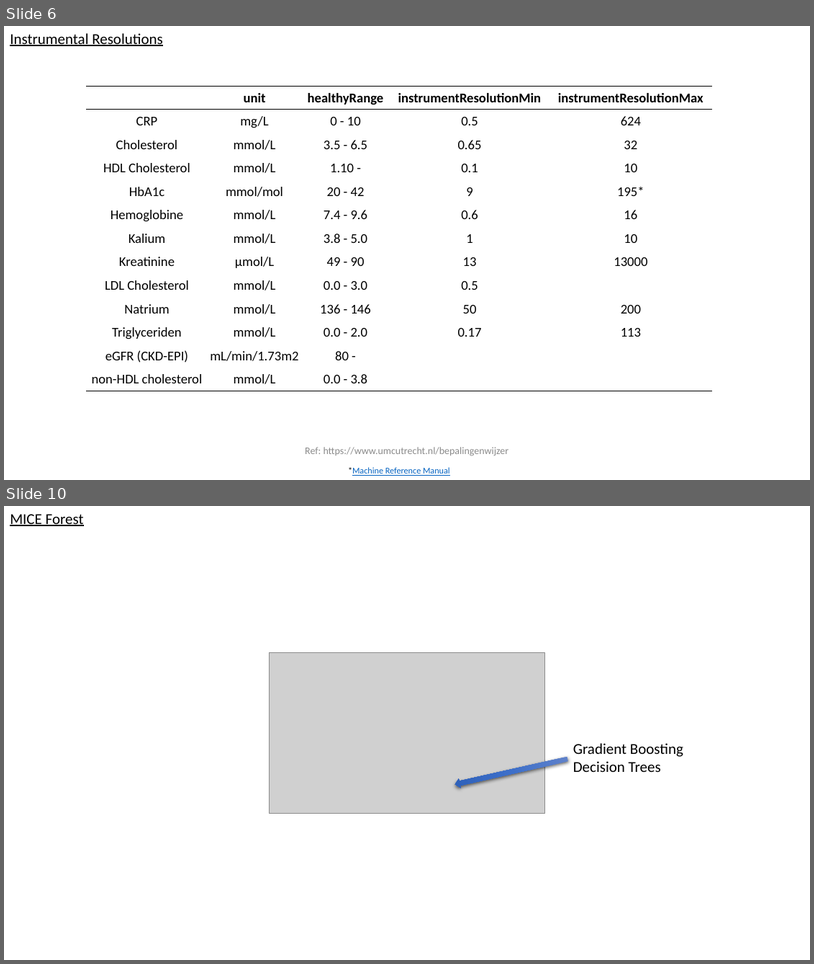
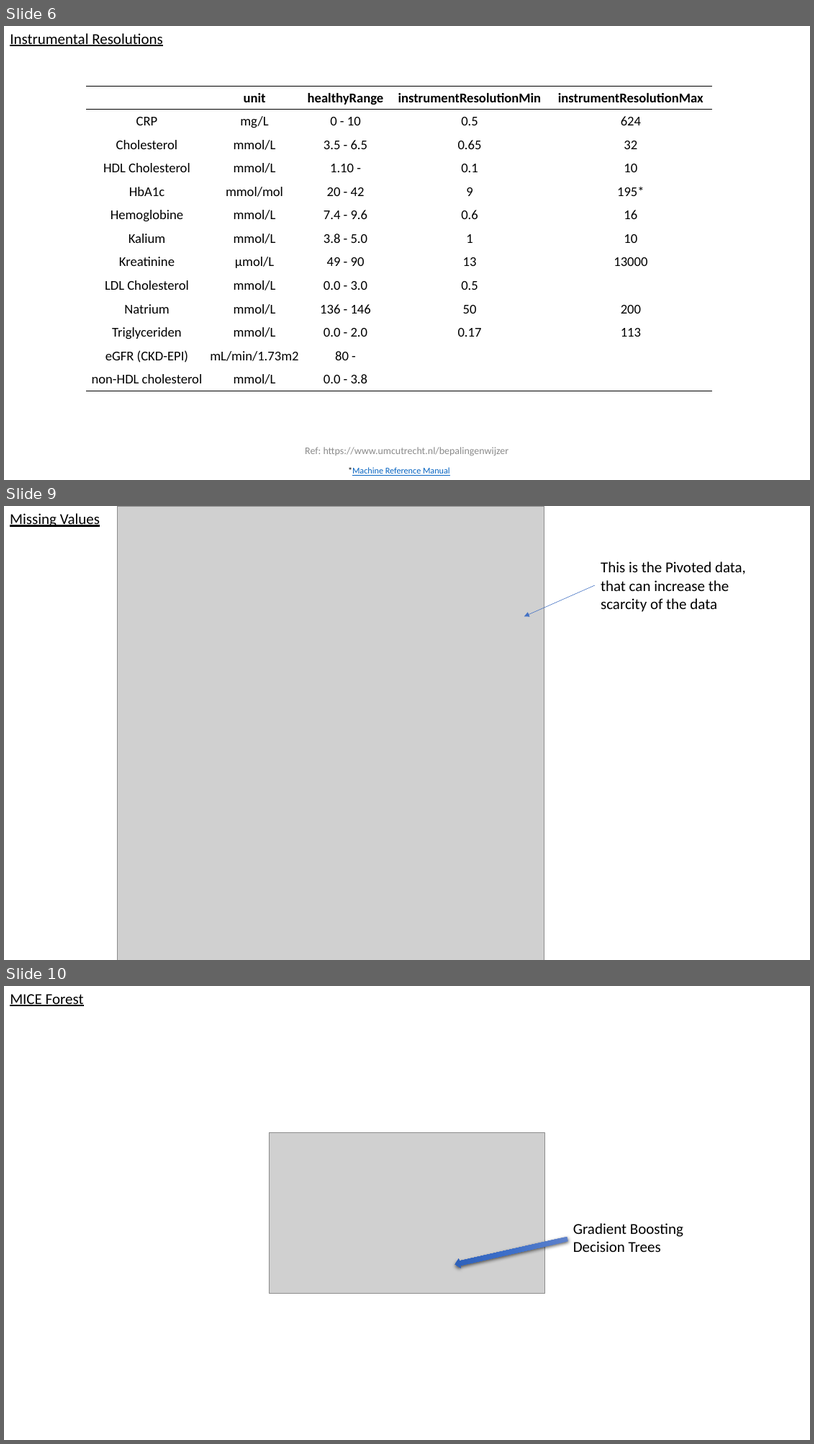
Before and after one commit to UPOD-datascience/ODIN, a slide deck: assets/ppt/data_exploration.pptx. Shown one above the other, each under a label of ours: slides 6 and 10 before the commit, slides 6, 9 and 10 after it; the slides between them are not shown. The pictures are 814x964 and 814x1444 pixels, drawn with LibreOffice and Linux fonts; fonts in the diff are those of the drawing; grey boxes stand for pictures. Boxes give left, top, right and bottom in pixels: in the first picture for what was removed or moved away, otherwise in the second. Text is boxed around its words. In the diff, an @@ line names an element or a change of style, - is before the commit and + after.

```diff
--- a/assets/ppt/data_exploration.pptx
+++ b/assets/ppt/data_exploration.pptx
@@ slide 9 added at (x1=4, y1=506, x2=810, y2=960), background #FFFFFF @@
@@ text added at (x1=10, y1=513, x2=100, y2=527), 18 pt, text #000000, underline @@
+Missing Values
@@ picture added at (x1=118, y1=506, x2=545, y2=960) @@
@@ text added at (x1=601, y1=561, x2=746, y2=612), 18 pt, text #000000 @@
+This is the Pivoted data, that can increase the scarcity of the data
@@ arrow added from (595, 585) to (525, 616), #4472C4 0.5 pt @@
```
Also in this commit, not shown: 2 slides changed, 5 other slides added, 1 slide removed, 2 other files.
